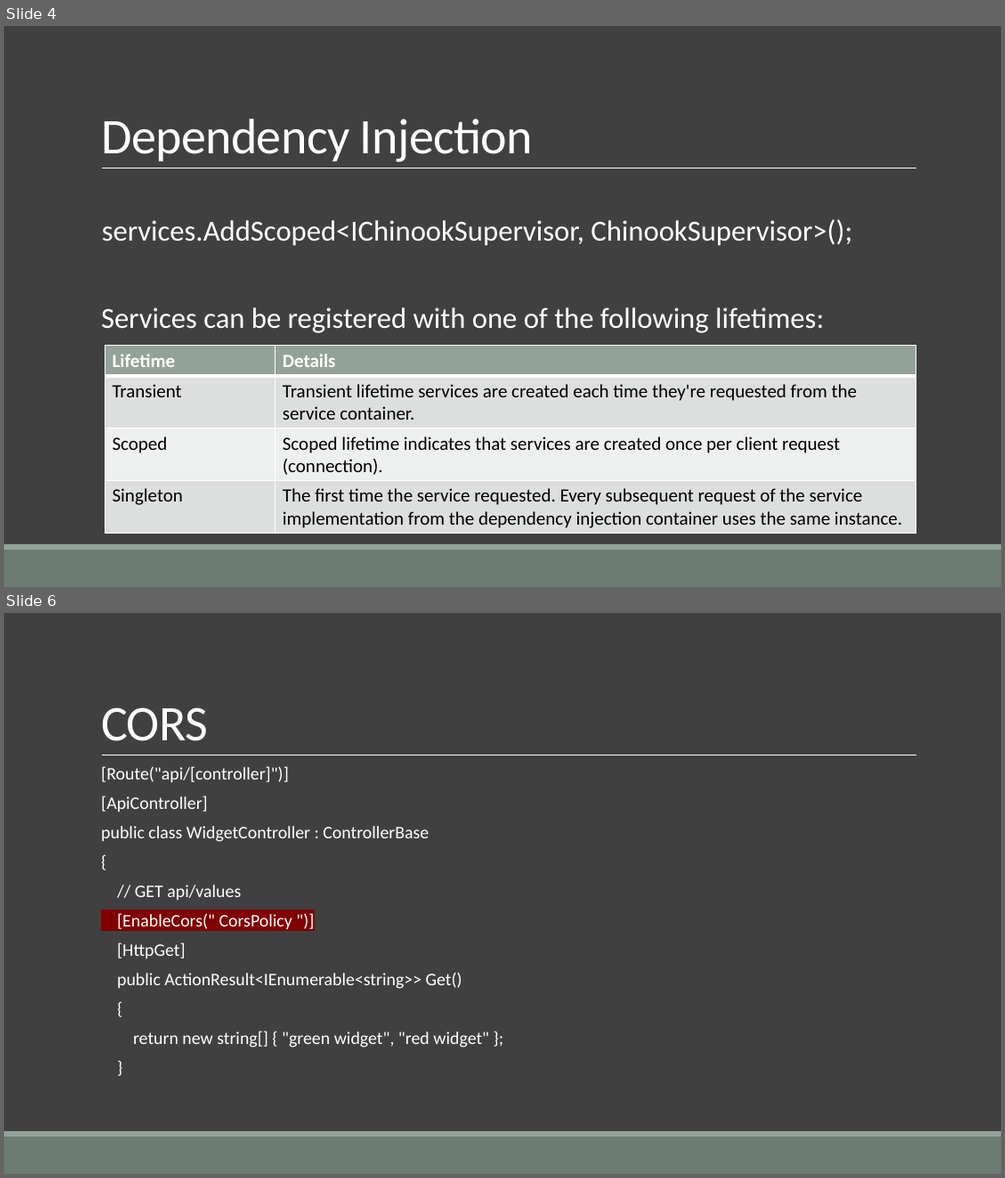
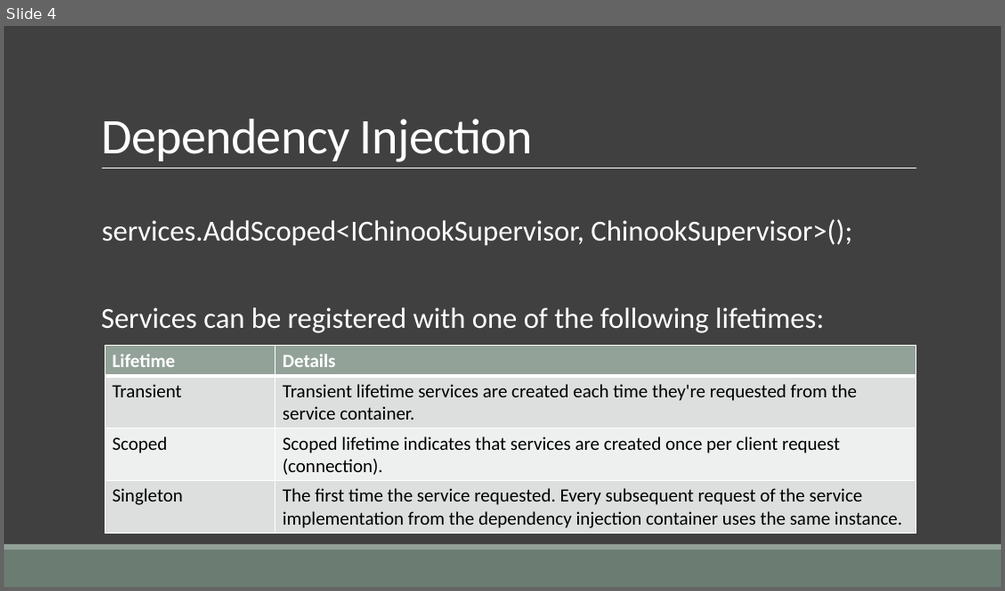
Before and after one commit to cwoodruff/aspnet-5-web-api-workshop, a slide deck: module-1/01-06 Developing the API Endpoints/01-06 Developing the Web API endpoints.pptx. Shown one above the other, each under a label of ours: slides 4 and 6 before the commit, slide 4 after it; the slides between them are not shown. The pictures are 1005x1178 and 1005x591 pixels, drawn with LibreOffice and Linux fonts; fonts in the diff are those of the drawing. Boxes give left, top, right and bottom in pixels: in the first picture for what was removed or moved away, otherwise in the second. Text is boxed around its words. In the diff, an @@ line names an element or a change of style, - is before the commit and + after.

```diff
--- a/module-1/01-06 Developing the API Endpoints/01-06 Developing the Web API endpoints.pptx
+++ b/module-1/01-06 Developing the API Endpoints/01-06 Developing the Web API endpoints.pptx
@@ slide 6 removed at (x1=4, y1=613, x2=1001, y2=1174), background #404040; not listed: 3 template elements that a slide beside it also shows @@
@@ title removed at (x1=101, y1=707, x2=208, y2=741) @@
-CORS
@@ text removed at (x1=101, y1=766, x2=489, y2=1047) @@
-  [Route("api/[controller]")]
-  [ApiController]
-  public class WidgetController : ControllerBase
-  {
-  // GET api/values
-  [EnableCors(" CorsPolicy ")]
-  [HttpGet]
-  public ActionResult<IEnumerable<string>> Get()
-  {
-  return new string[] { "green widget", "red widget" };
-  }
```
Also in this commit, not shown: 6 other slides removed, 9 other files.
